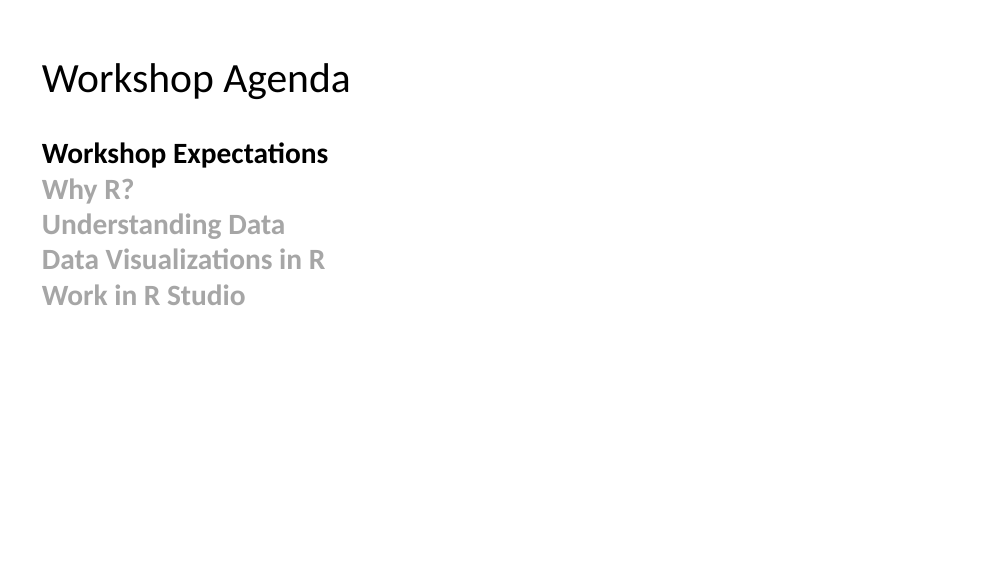
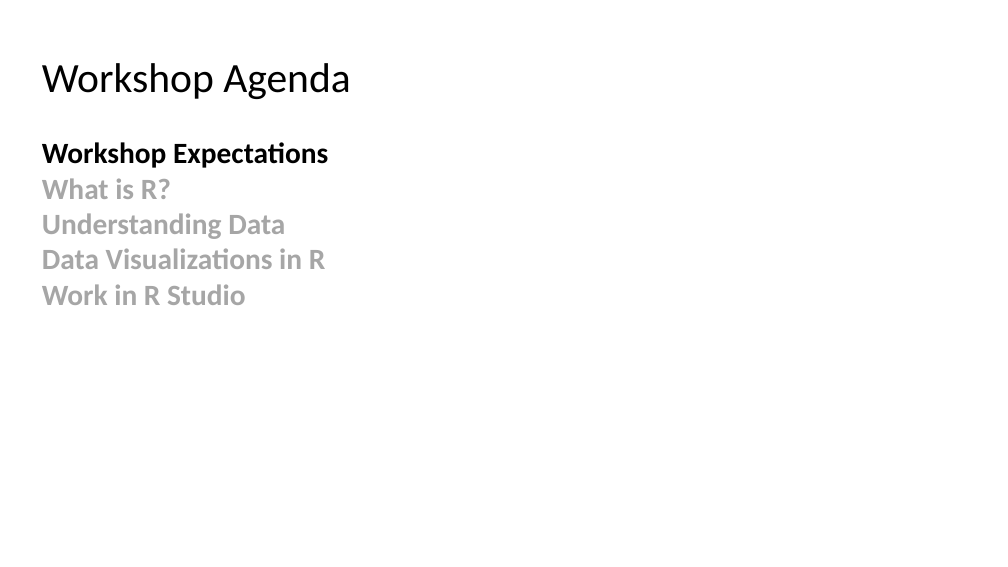
Before and after one commit to RAJohansen/UCL_Workshops, a slide deck: slide 3 of Intro_to_R/Introduction to R.pptx. Drawn at 1008x567 pixels with LibreOffice and Linux fonts; fonts in the diff are those of the drawing. Boxes give left, top, right and bottom in pixels: in the first picture for what was removed or moved away, otherwise in the second. Text is boxed around its words. In the diff, an @@ line names an element or a change of style, - is before the commit and + after.

```diff
--- a/Intro_to_R/Introduction to R.pptx
+++ b/Intro_to_R/Introduction to R.pptx
@@ text at <box>42,178,171,199</box>: text changed @@
-Why R?
+What is R?
```
Also in this commit, not shown: 8 other slides changed, 2 slides added.
